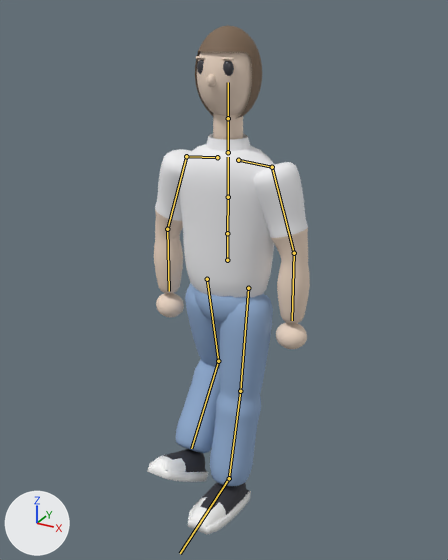
A saved change to the glTF model assets/models/npc_character.glb.
Before and after are seen from a 50 mm lens placed at (0.97, -1.791, 1.773), pointed at (-0.028, 0.023, 0.866). Lighting does not change. The marker at lower left points along +X, +Y and +Z. The older version comes first. Both versions are drawn at frame 7 of the action 'Walk'; the numbers are the values there. The bones that change, and the others that lie on the model, are drawn over the model as lines.

Objects in the first picture: 'NPC_Base', 'Sneaker_L', 'Sneaker_R'.
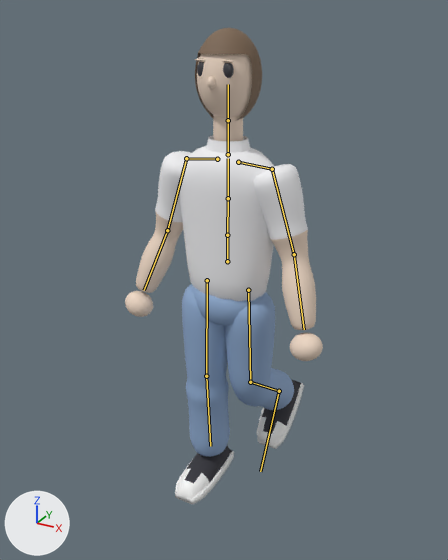
Changed parts and their boxes [x1, y1, x2, y2] in the pictures (448 x 560 px):
'NPC_Base', posed (27% wider, 7% shorter)
    before: [154, 25, 310, 486]
    after: [125, 28, 323, 457]
'Sneaker_R', posed
    before: [188, 482, 251, 534]
    after: [257, 379, 304, 449]
'Sneaker_L', posed
    before: [147, 449, 209, 482]
    after: [175, 446, 234, 505]
bone 'LowerArm.L', root to tip
    before: (294, 253) to (292, 320)
    after: (294, 254) to (304, 329)
bone 'LowerArm.R', root to tip
    before: (167, 229) to (169, 291)
    after: (167, 230) to (144, 290)
bone 'UpperLeg.L', root to tip
    before: (248, 288) to (240, 391)
    after: (248, 290) to (250, 382)
bone 'LowerLeg.L', root to tip
    before: (240, 391) to (229, 478)
    after: (250, 382) to (279, 391)
bone 'Foot.L', root to tip
    before: (229, 478) to (180, 553)
    after: (279, 391) to (260, 471)
bone 'UpperLeg.R', root to tip
    before: (207, 279) to (218, 361)
    after: (207, 280) to (206, 376)
bone 'LowerLeg.R', root to tip
    before: (218, 361) to (191, 448)
    after: (206, 376) to (210, 446)

Diff of the bpy script that builds the scene:
```diff
--- a/assets/models/npc_character.glb.py
+++ b/assets/models/npc_character.glb.py
@@ bone_lowerarm_l @@
 bone_lowerarm_l = bpy.data.objects['NPC_Armature'].pose.bones['LowerArm.L']  # child of 'UpperArm.L'
-bone_lowerarm_l.rotation_quaternion = (0.989, -0.148, 0.0, 0.0)  # degrees (-17, 0, 0)
+bone_lowerarm_l.rotation_quaternion = (0.991, 0.0, 0.0, -0.131)  # degrees (0, 0, -15)
@@ bone_lowerarm_r @@
 bone_lowerarm_r = bpy.data.objects['NPC_Armature'].pose.bones['LowerArm.R']  # child of 'UpperArm.R'
-bone_lowerarm_r.rotation_quaternion = (0.989, -0.148, 0.0, 0.0)  # degrees (-17, 0, 0)
+bone_lowerarm_r.rotation_quaternion = (0.991, 0.0, 0.0, 0.131)  # degrees (0, 0, 15)
@@ bone_upperleg_l @@
 bone_upperleg_l = bpy.data.objects['NPC_Armature'].pose.bones['UpperLeg.L']  # child of 'Hips'
-bone_upperleg_l.rotation_quaternion = (-0.998, 0.07, 0.0, 0.0)  # degrees (-8, 0, 0)
+bone_upperleg_l.rotation_quaternion = (-0.999, -0.035, 0.0, 0.0)  # degrees (4, 0, 0)
@@ bone_lowerleg_l @@
 bone_lowerleg_l = bpy.data.objects['NPC_Armature'].pose.bones['LowerLeg.L']  # child of 'UpperLeg.L'
-bone_lowerleg_l.rotation_quaternion = (0.999, -0.052, 0.0, 0.0)  # degrees (-6, 0, 0)
+bone_lowerleg_l.rotation_quaternion = (0.906, 0.423, 0.0, 0.0)  # degrees (50, 0, 0)
@@ bone_foot_l @@
 bone_foot_l = bpy.data.objects['NPC_Armature'].pose.bones['Foot.L']  # child of 'LowerLeg.L'
-bone_foot_l.rotation_quaternion = (1.0, 0.0, 0.0, 0.0)  # degrees (0, 0, 0)
+bone_foot_l.rotation_quaternion = (0.991, -0.131, 0.0, 0.0)  # degrees (-15, 0, 0)
@@ bone_upperleg_r @@
 bone_upperleg_r = bpy.data.objects['NPC_Armature'].pose.bones['UpperLeg.R']  # child of 'Hips'
-bone_upperleg_r.rotation_quaternion = (0.995, 0.105, 0.0, 0.0)  # degrees (12, 0, 0)
+bone_upperleg_r.rotation_quaternion = (1.0, -0.017, 0.0, 0.0)  # degrees (-2, 0, 0)
@@ bone_lowerleg_r @@
 bone_lowerleg_r = bpy.data.objects['NPC_Armature'].pose.bones['LowerLeg.R']  # child of 'UpperLeg.R'
-bone_lowerleg_r.rotation_quaternion = (0.906, -0.423, 0.0, 0.0)  # degrees (-50, 0, 0)
+bone_lowerleg_r.rotation_quaternion = (0.999, 0.052, 0.0, 0.0)  # degrees (6, 0, 0)
```
